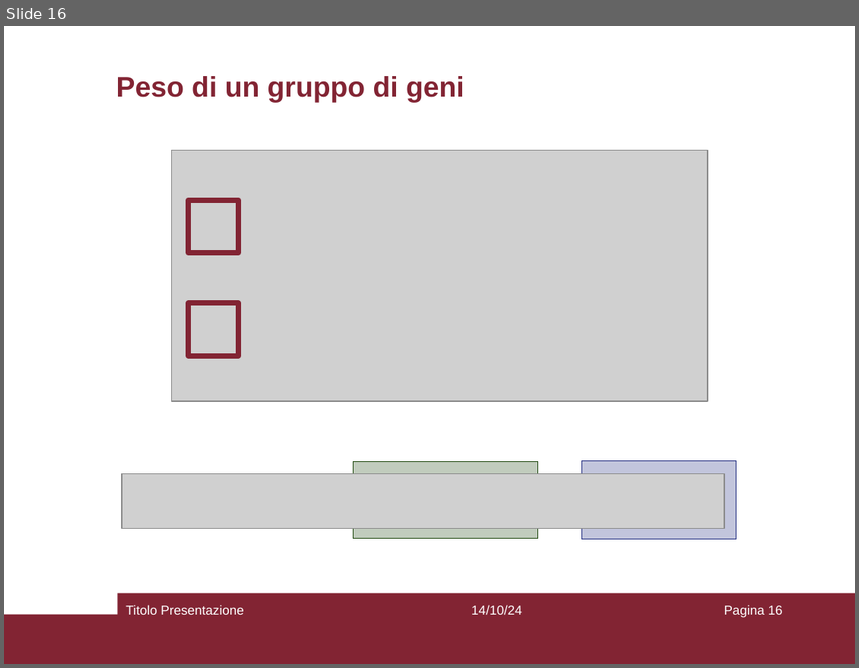
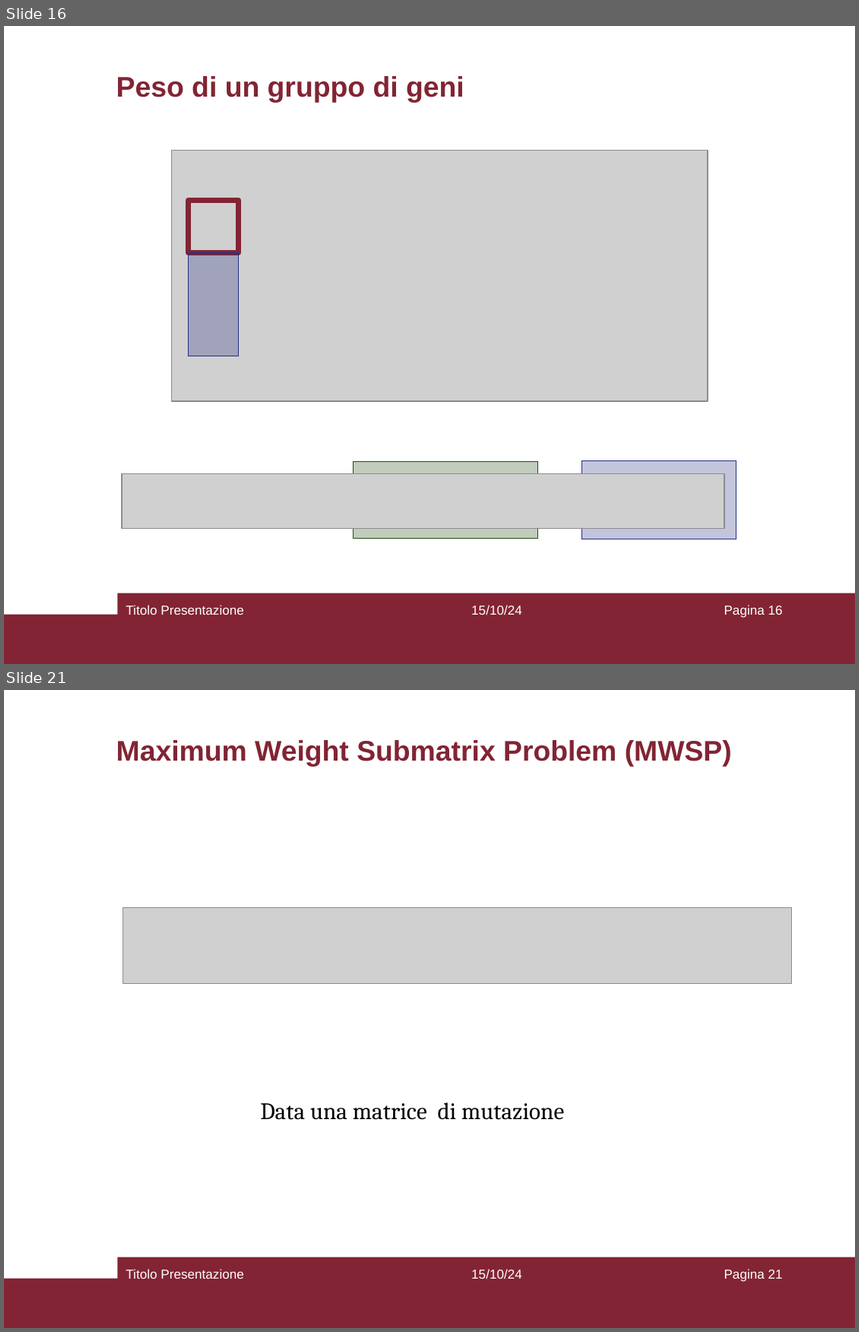
Before and after one commit to aflaag/bsc-thesis, a slide deck: presentation/slides.odp. Shown one above the other, each under a label of ours: slide 16 before the commit, slides 16 and 21 after it; the slides between them are not shown. The pictures are 859x668 and 859x1332 pixels, drawn with LibreOffice and Linux fonts; fonts in the diff are those of the drawing; grey boxes stand for pictures. Boxes give left, top, right and bottom in pixels: in the first picture for what was removed or moved away, otherwise in the second. Text is boxed around its words. In the diff, an @@ line names an element or a change of style, - is before the commit and + after.

```diff
--- a/presentation/slides.odp
+++ b/presentation/slides.odp
@@ slide 21 added at <box>4,690,855,1328</box>, background #FFFFFF; not listed: 2 template elements that a slide beside it also shows @@
@@ title added at <box>116,740,732,766</box>, 24 pt, text #822433, bold @@
+Maximum Weight Submatrix Problem (MWSP)
@@ picture added at <box>123,908,791,983</box> @@
@@ text added at <box>260,1103,564,1120</box>, 20 pt, text #000000 @@
+Data una matrice di mutazione
@@ text added at <box>126,1269,244,1279</box>, 11 pt, text #FFFFFF @@
+Titolo Presentazione
@@ text added at <box>471,1269,522,1279</box>, 11 pt, text #FFFFFF @@
+15/10/24
@@ page number added at <box>724,1269,783,1282</box>, 11 pt, text #FFFFFF @@
+Pagina 21
@@ slide 16 changed as well @@
@@ rectangle: place and size @@
-rectangle at <box>189,303,239,357</box>
+rectangle at <box>189,253,239,357</box>
@@ rectangle at <box>189,253,239,357</box>: fill none to #242F82 at 28% opacity; outline #822433 4.51 pt to #242F82 0 pt @@
@@ text at <box>471,605,522,615</box>: text changed @@
-14/10/24
+15/10/24
```
Also in this commit, not shown: 14 other slides changed, 4 other slides added, 4 other files.
